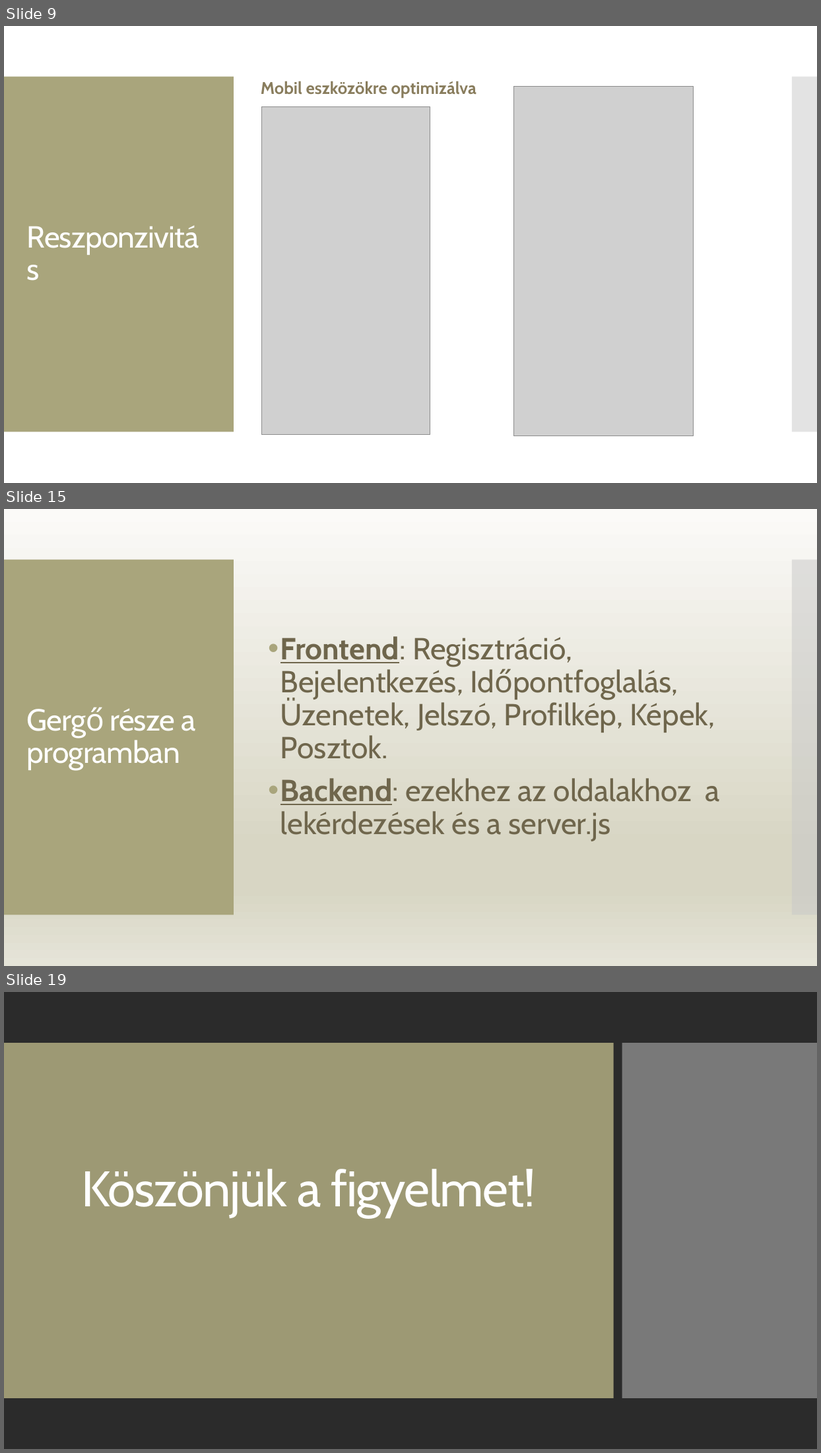
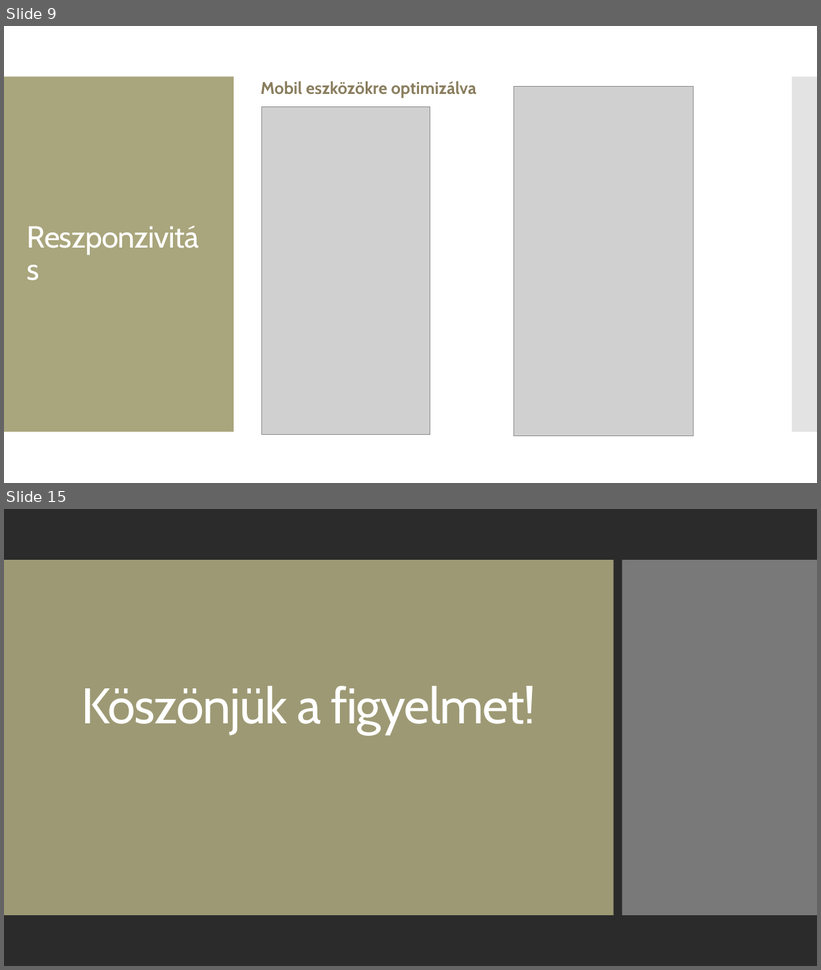
Before and after one commit to ramhap00/ramhapgergo, a slide deck: prezentáció.pptx. Shown one above the other, each under a label of ours: slides 9, 15 and 19 before the commit, slides 9 and 15 after it; the slides between them are not shown. The pictures are 821x1453 and 821x970 pixels, drawn with LibreOffice and Linux fonts; fonts in the diff are those of the drawing; grey boxes stand for pictures; background and template pictures are left out; a plain dark background stands for a picture behind light text. Boxes give left, top, right and bottom in pixels: in the first picture for what was removed or moved away, otherwise in the second. Text is boxed around its words. In the diff, an @@ line names an element or a change of style, - is before the commit and + after.

```diff
--- a/prezentáció.pptx
+++ b/prezentáció.pptx
@@ slide 15 removed at [4, 509, 817, 966], background gradient #FBFAF8 to #D8D6C4 to #E5E4D8; not listed: 2 template elements that a slide beside it also shows @@
@@ text removed at [281, 636, 720, 842] @@
-• Frontend: Regisztráció, Bejelentkezés, Időpontfoglalás, Üzenetek, Jelszó, Profilkép, Képek, Posztok.
-• Backend: ezekhez az oldalakhoz a lekérdezések és a server.js
@@ title removed at [27, 708, 195, 770] @@
-Gergő része a programban
@@ what was slide 19 is now slide 15 @@
```
Also in this commit, not shown: 2 slides changed, 4 slides added, 7 other slides removed.
